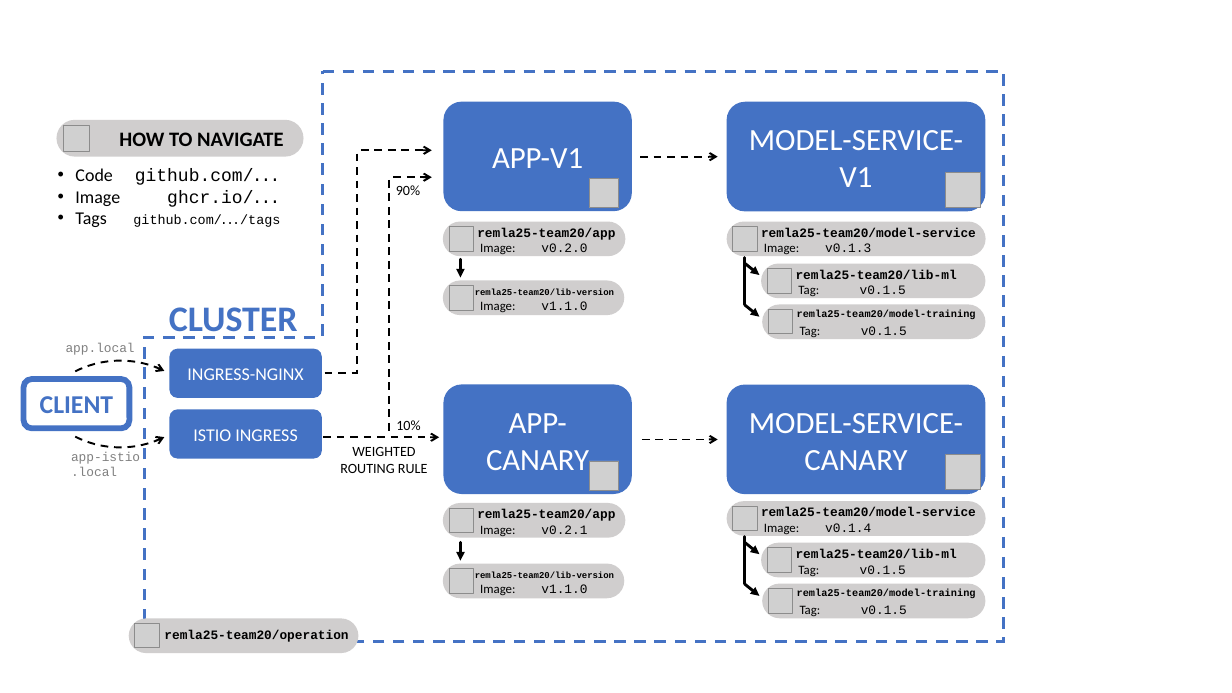
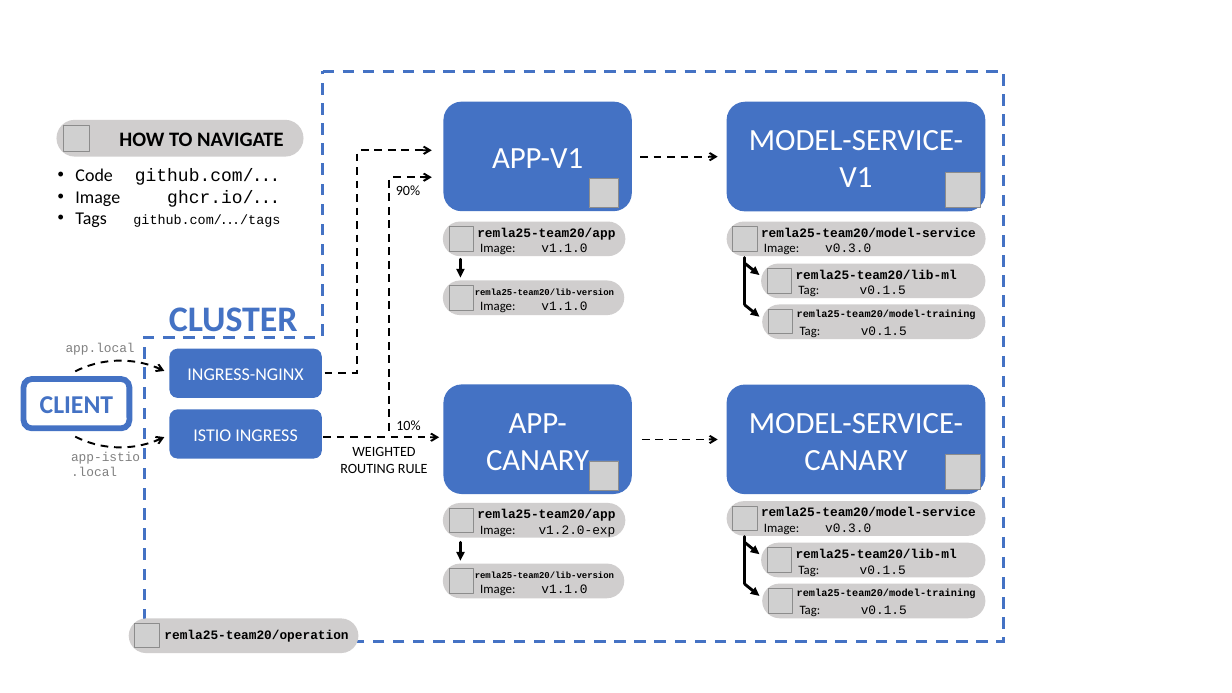
Before and after one commit to remla25-team20/operation, a slide deck: slide 1 of docs/deployment-diagram.pptx. Drawn at 1232x693 pixels with LibreOffice and Linux fonts; fonts in the diff are those of the drawing; grey boxes stand for pictures. Boxes give left, top, right and bottom in pixels: in the first picture for what was removed or moved away, otherwise in the second. Text is boxed around its words. In the diff, an @@ line names an element or a change of style, - is before the commit and + after.

```diff
--- a/docs/deployment-diagram.pptx
+++ b/docs/deployment-diagram.pptx
@@ text at (480, 243, 587, 257): text changed @@
-Image: v0.2.0
+Image: v1.1.0
@@ text at (764, 243, 871, 257): text changed @@
-Image: v0.1.3
+Image: v0.3.0
@@ text at (480, 525, 616, 539): text changed; font Calibri to Courier New @@
-Image: v0.2.1
+Image: v1.2.0-exp
@@ text at (764, 523, 871, 537): text changed @@
-Image: v0.1.4
+Image: v0.3.0
```
Also in this commit, not shown: 1 other file.
